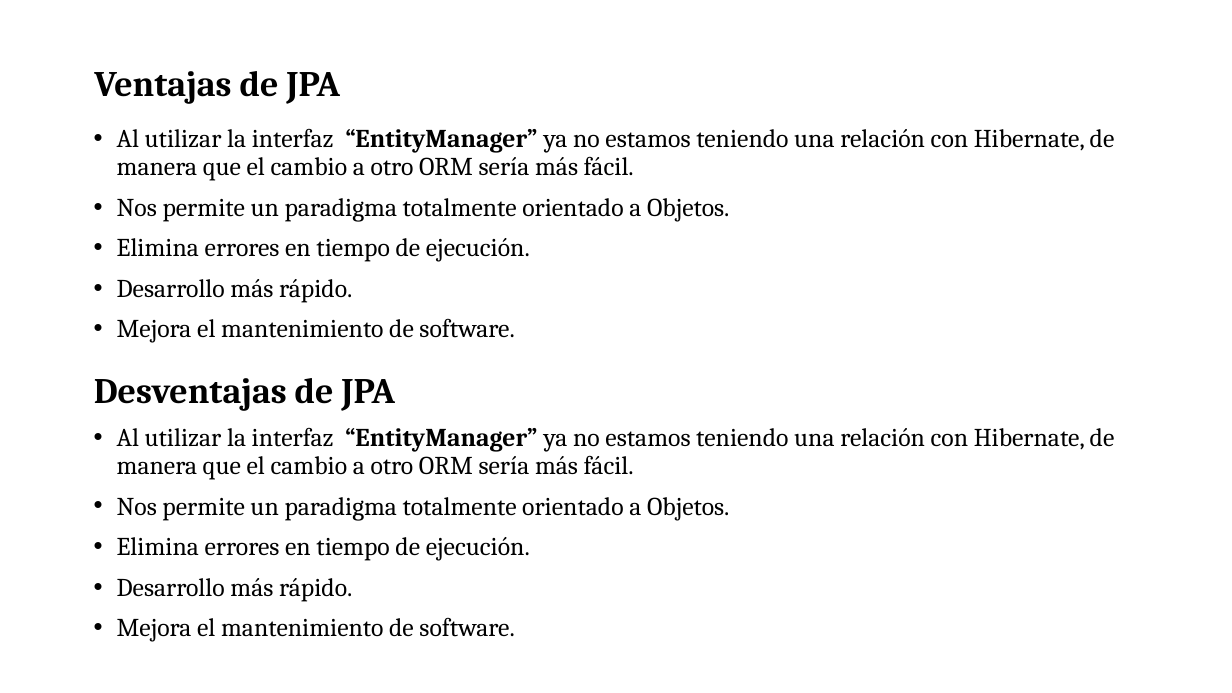
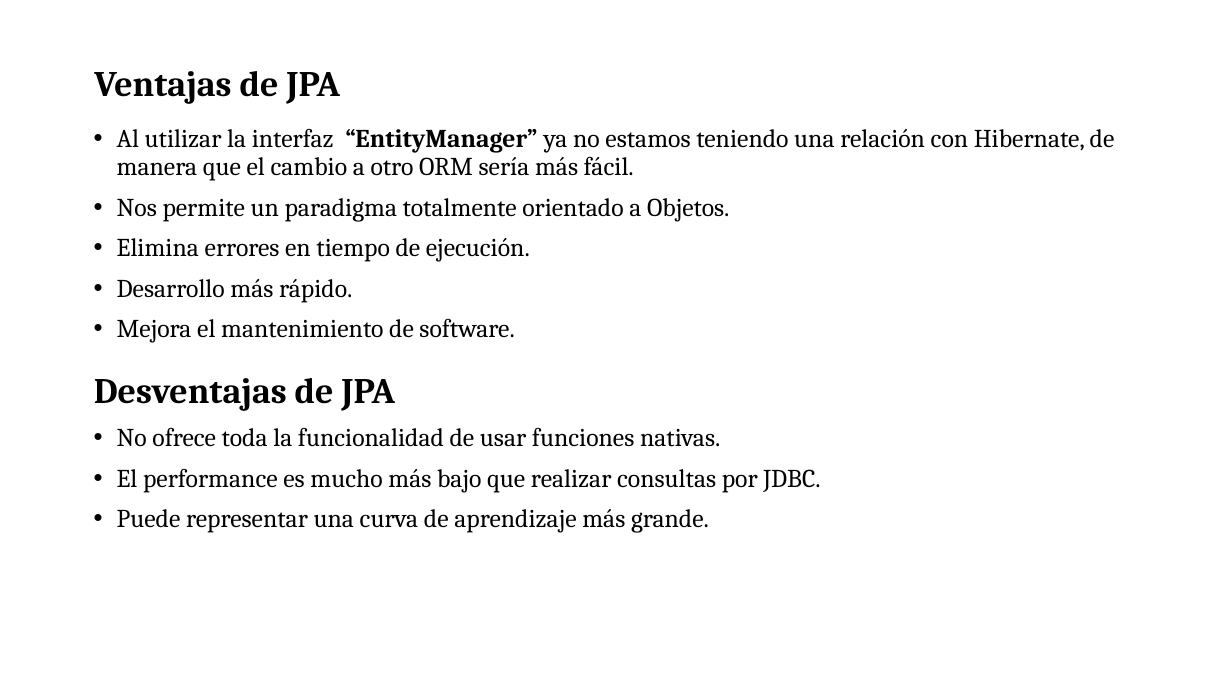
Before and after one commit to soycperez/connection-spring-jpa-hibernate, a slide deck: slide 8 of Connection JPA, Hibernate + Spring.pptx. Drawn at 1232x693 pixels with LibreOffice and Linux fonts; fonts in the diff are those of the drawing; background and template pictures are left out. Boxes give left, top, right and bottom in pixels: in the first picture for what was removed or moved away, otherwise in the second. Text is boxed around its words. In the diff, an @@ line names an element or a change of style, - is before the commit and + after.

```diff
--- a/Connection JPA, Hibernate + Spring.pptx
+++ b/Connection JPA, Hibernate + Spring.pptx
@@ text at (x1=117, y1=427, x2=820, y2=533): text changed @@
-• Al utilizar la interfaz “EntityManager” ya no estamos teniendo una relación con Hibernate, de manera que el cambio a otro ORM sería más fácil.
-• Nos permite un paradigma totalmente orientado a Objetos.
-• Elimina errores en tiempo de ejecución.
-• Desarrollo más rápido.
-• Mejora el mantenimiento de software.
+• No ofrece toda la funcionalidad de usar funciones nativas.
+• El performance es mucho más bajo que realizar consultas por JDBC.
+• Puede representar una curva de aprendizaje más grande.
```
Also in this commit, not shown: 2 other slides changed.
